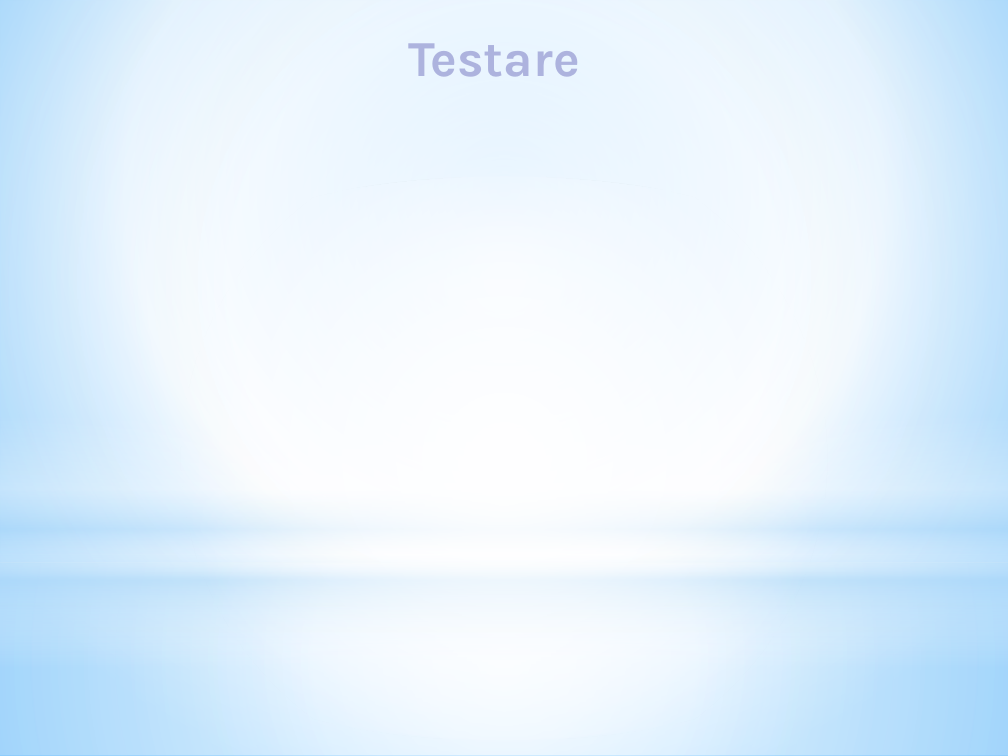
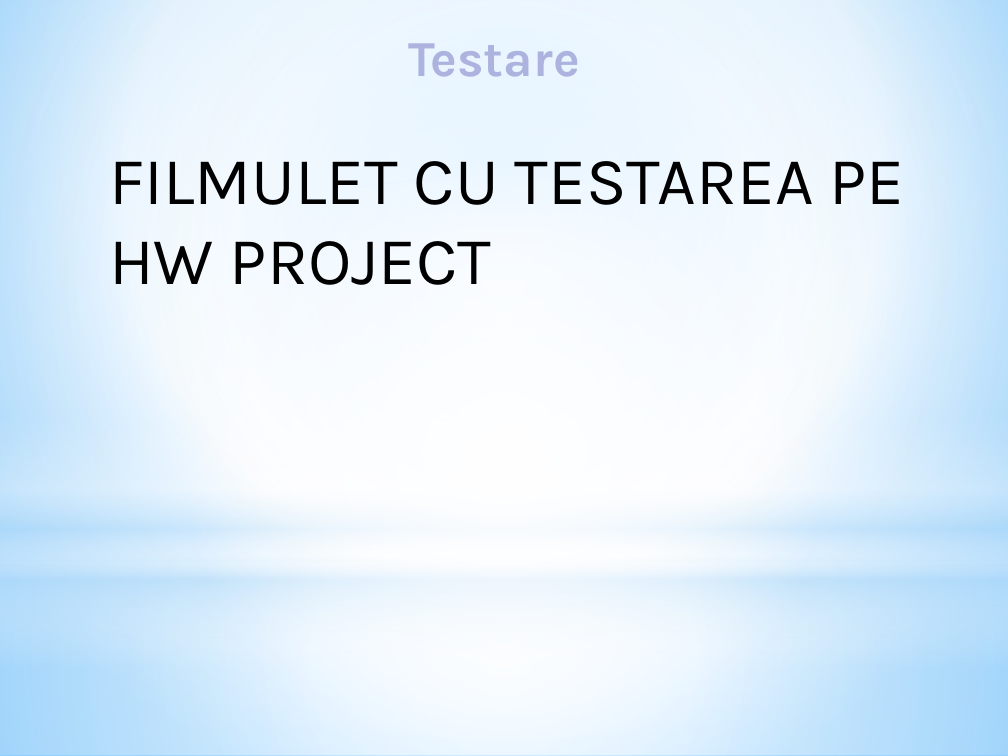
Before and after one commit to MihaiBadescu/Licenta, a slide deck: slide 11 of Licenta.pptx. Drawn at 1008x756 pixels with LibreOffice and Linux fonts; fonts in the diff are those of the drawing. Boxes give left, top, right and bottom in pixels: in the first picture for what was removed or moved away, otherwise in the second. Text is boxed around its words. In the diff, an @@ line names an element or a change of style, - is before the commit and + after.

```diff
--- a/Licenta.pptx
+++ b/Licenta.pptx
@@ text added at [109, 161, 905, 285], 48 pt, text #000000 @@
+FILMULET CU TESTAREA PE HW PROJECT
```
Also in this commit, not shown: 3 other slides changed, 4 slides added, 4 slides removed.
